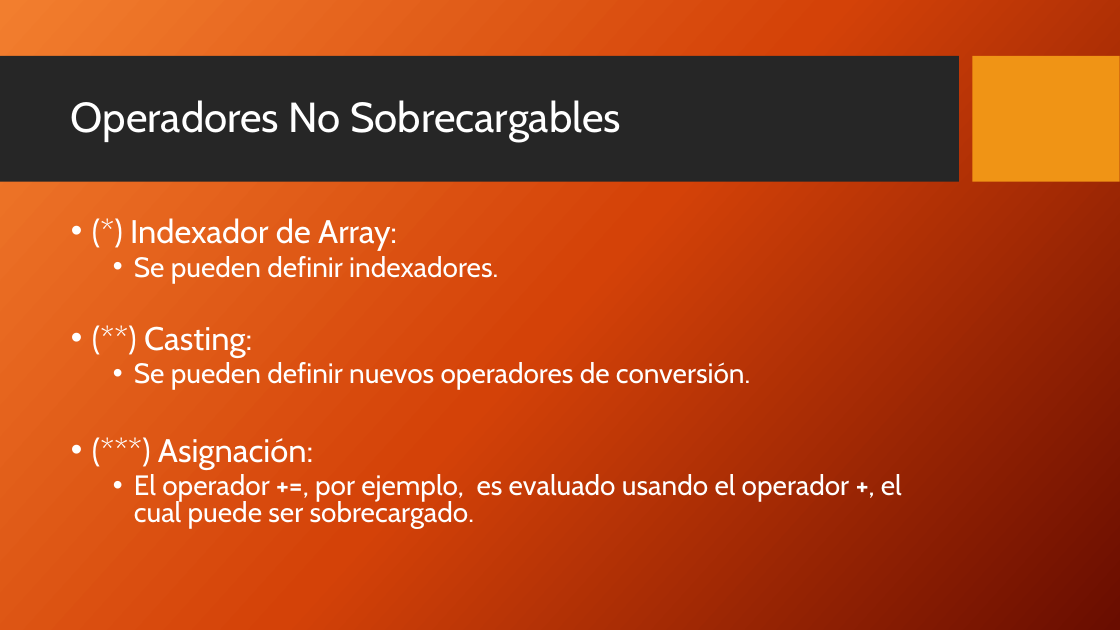
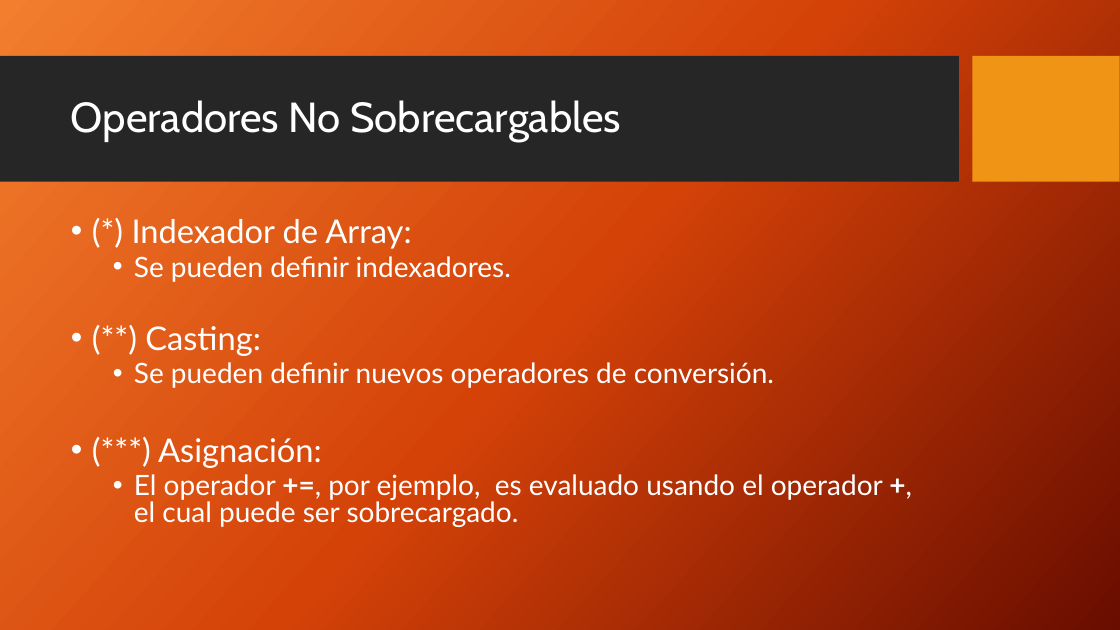
Before and after one commit to FedeDavila1984/utn_prog_y_lab_II, a slide deck: slide 5 of PPTs/ProgramacionII_Clase_04.2-2018.pptx. Drawn at 1120x630 pixels with LibreOffice and Linux fonts; fonts in the diff are those of the drawing; background and template pictures are left out. Boxes give left, top, right and bottom in pixels: in the first picture for what was removed or moved away, otherwise in the second. Text is boxed around its words. In the diff, an @@ line names an element or a change of style, - is before the commit and + after.

```diff
--- a/PPTs/ProgramacionII_Clase_04.2-2018.pptx
+++ b/PPTs/ProgramacionII_Clase_04.2-2018.pptx
@@ text "(*) Indexador de Array:" at bbox=[132, 219, 883, 527]: font Cabin to Lato @@
```
Also in this commit, not shown: 2 other slides changed, 1 other file.
